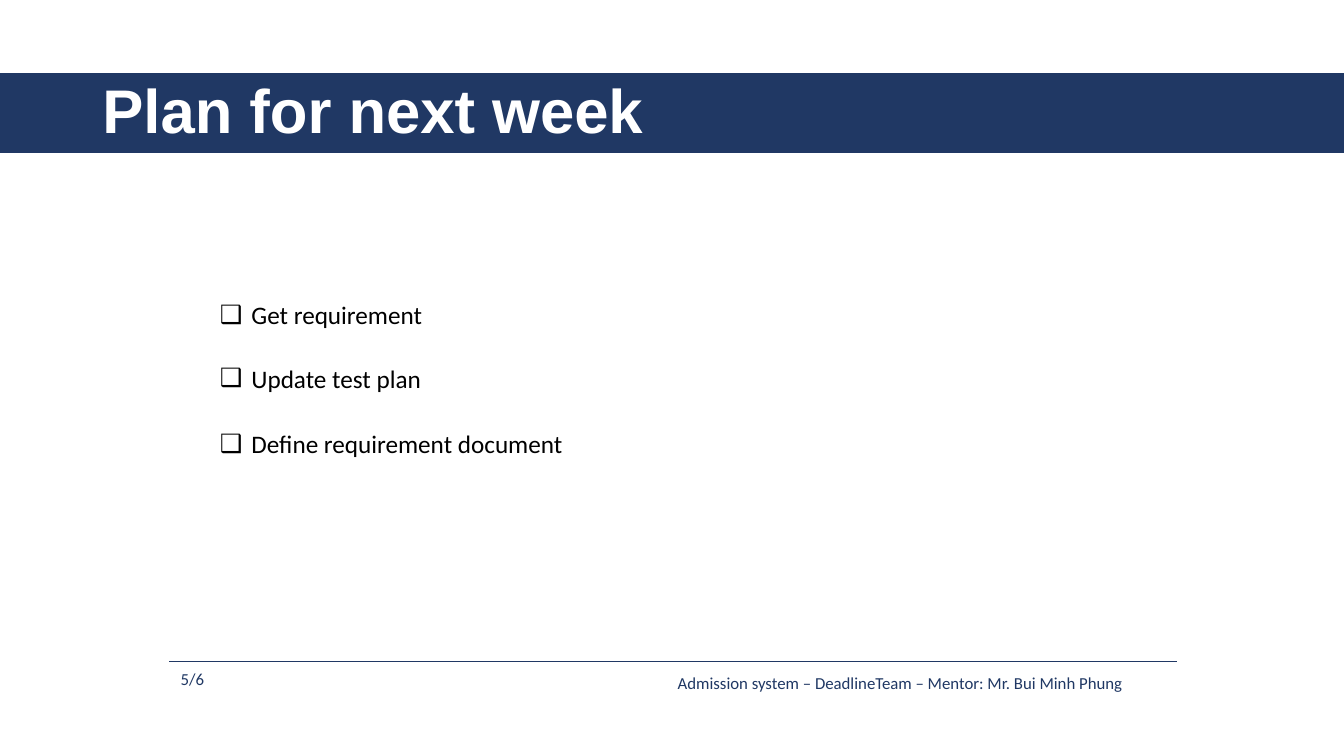
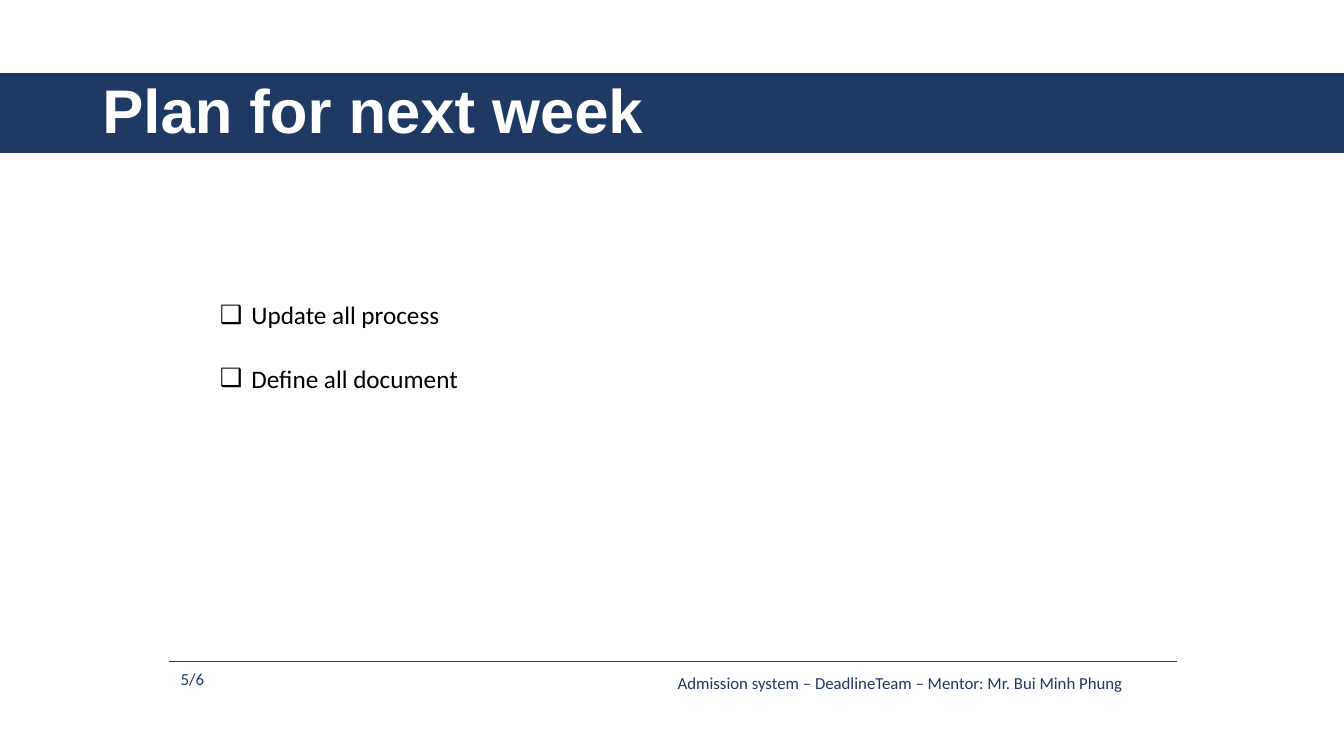
Before and after one commit to daotk/cap-deadline, a slide deck: slide 5 of 9. Presentation/AS_DeadlineTeam_Week3.pptx. Drawn at 1344x756 pixels with LibreOffice and Linux fonts; fonts in the diff are those of the drawing. Boxes give left, top, right and bottom in pixels: in the first picture for what was removed or moved away, otherwise in the second. Text is boxed around its words. In the diff, an @@ line names an element or a change of style, - is before the commit and + after.

```diff
--- a/9. Presentation/AS_DeadlineTeam_Week3.pptx
+++ b/9. Presentation/AS_DeadlineTeam_Week3.pptx
@@ text at box(251, 306, 439, 328): text changed @@
-❑ Get requirement
+❑ Update all process
@@ text at box(251, 370, 457, 388): text changed @@
-❑ Update test plan
+❑ Define all document
@@ text removed at box(251, 435, 562, 457) @@
-❑ Define requirement document
```
Also in this commit, not shown: 2 other slides changed.
